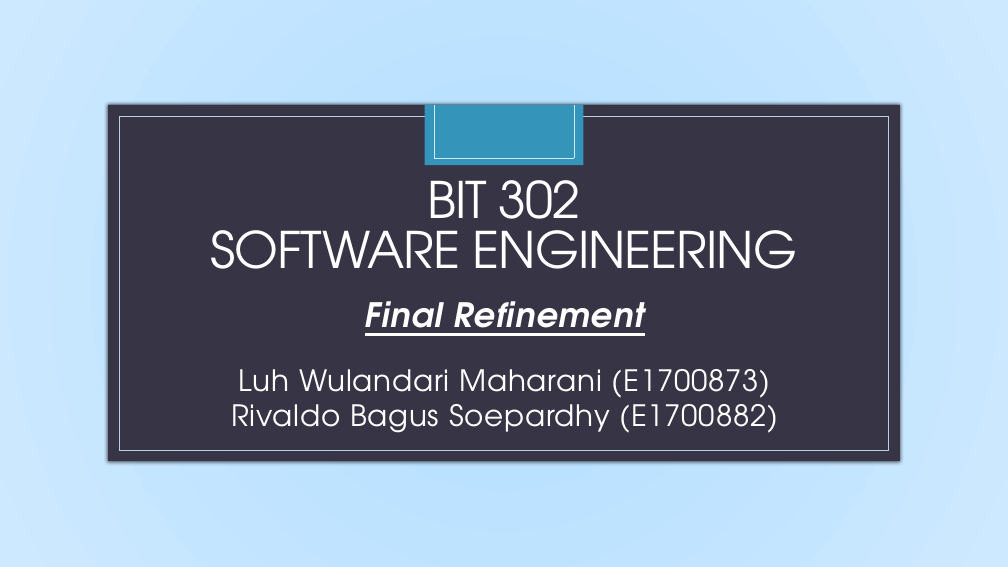
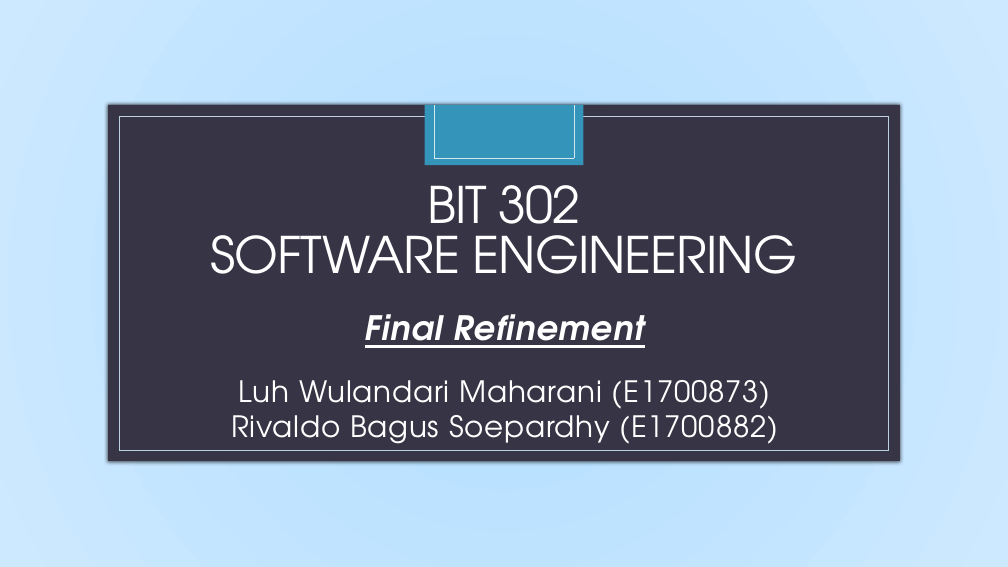
Before and after one commit to aldobagus725/Web-Based-Information-System-for-Micro-Housing-System-in-Kuala-Lumpur, a slide deck: slide 1 of ASS 3 Document/ASS3_BIT302_E1700882_E1700873_PowerPoint.pptx. Drawn at 1008x567 pixels with LibreOffice and Linux fonts; fonts in the diff are those of the drawing; background and template pictures are left out. Boxes give left, top, right and bottom in pixels: in the first picture for what was removed or moved away, otherwise in the second. Text is boxed around its words. In the diff, an @@ line names an element or a change of style, - is before the commit and + after.

```diff
--- a/ASS 3 Document/ASS3_BIT302_E1700882_E1700873_PowerPoint.pptx
+++ b/ASS 3 Document/ASS3_BIT302_E1700882_E1700873_PowerPoint.pptx
@@ title "BIT 302 SOFTWARE ENGINEERING": place and size @@
-title "BIT 302 SOFTWARE ENGINEERING" at [211,180,797,269]
+title "BIT 302 SOFTWARE ENGINEERING" at [211,185,797,274]
@@ text "Final Refinement": place and size @@
-text "Final Refinement" at [365,301,644,336]
+text "Final Refinement" at [365,314,644,348]
@@ subtitle "Luh Wulandari Maharani (E1700873)" rewrapped from [231,369,778,433] to [231,380,778,451] @@
```
Also in this commit, not shown: 4 other slides changed, 7 slides added, 2 slides removed, 2 other files.
